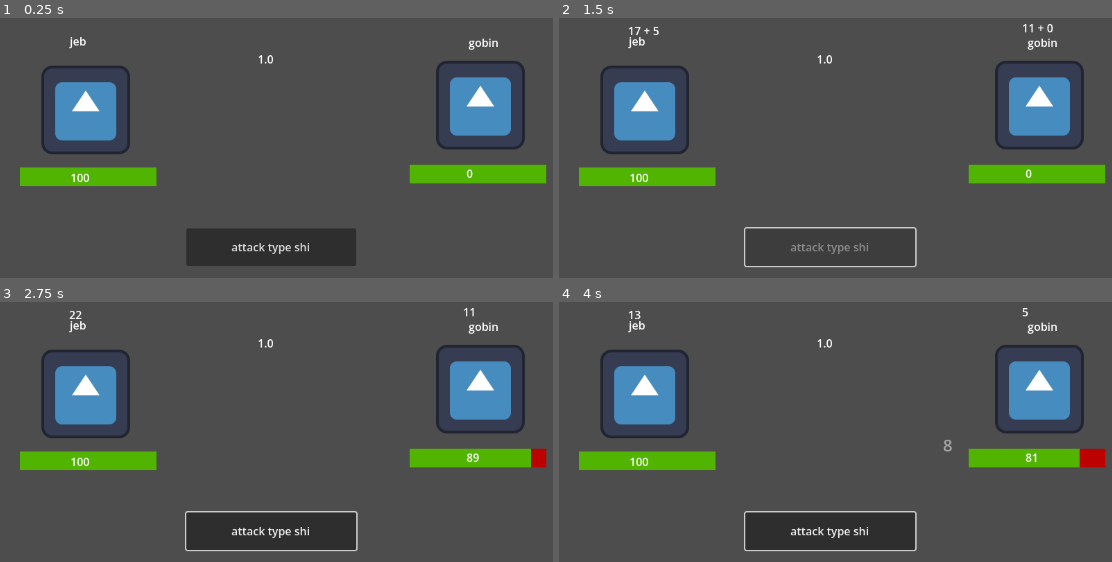
Above: before the commit, frames 1-4 (two rows, left to right).
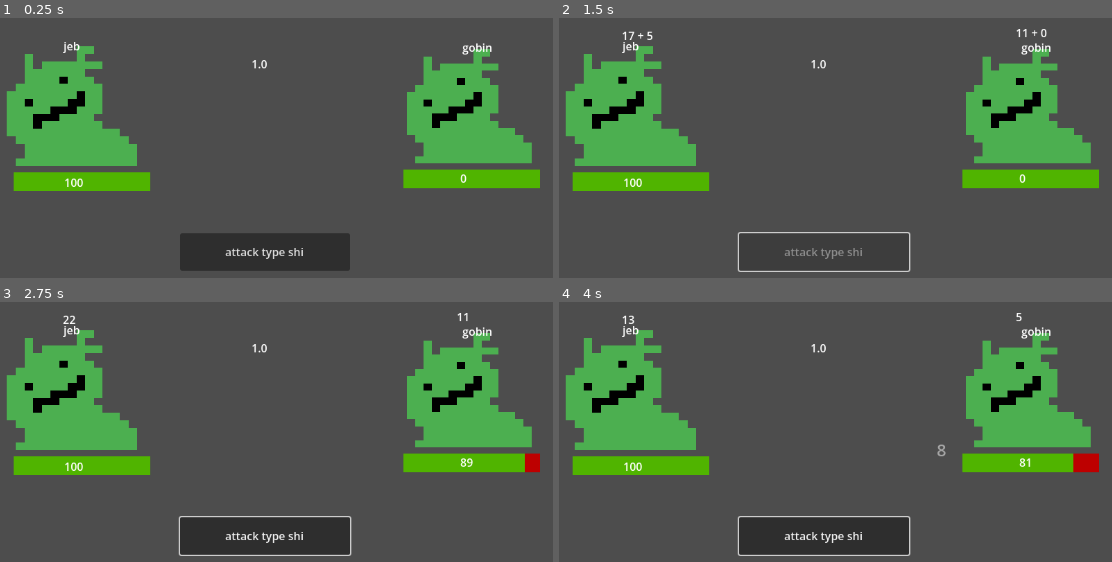
Above: after the commit, the same moments.

Repository: plasalt/map-test
Game: Godot game, scene res://scenes/combat.tscn
Same seed, same stepped clock (60 frames per second), same inputs: the game is played once before the commit and once after it. The engine's default icon, where the game draws it, is replaced by a stand-in: a white triangle on a blue panel in a dark square.
Inputs (mouse positions are in pixels of both pictures, inside the frame that each line leads up to):
- Up to frame 1 (0.25 s): no input
- Up to frame 2 (1.5 s): click "attack type shi" at 0.5 s; tap Enter at 1.25 s; move the mouse to (979, 83) at 1.27 s; hold Right (ui_right) from 1.28 s (still down); click (979, 83) at 1.42 s
- Up to frame 3 (2.75 s): move the mouse to (82, 413) at 2.02 s; release Right (ui_right) at 2.03 s; hold Down (ui_down) from 2.03 s (still down)
- Up to frame 4 (4 s): tap Space at 2.75 s; move the mouse to (outside the picture) at 2.77 s; release Down (ui_down) at 2.78 s; hold Right (ui_right) 2.78-3.53 s; tap Enter at 3.5 s; move the mouse to (763, 481) at 3.52 s; hold Up (ui_up) from 3.53 s (still down); click (763, 481) at 3.67 s

The runs differ from the first frame. In frame 1, 20% of the frame differs, in the area x 1-99%, y 7-98%; in frame 2, 19%; in frame 3, 20%; in frame 4, 20%, in the area x 1-99%, y 2-98%.
Error before the commit: Invalid access to property or key 'damagemod' on a base object of type 'Dictionary'. (res://scripts/combat.gd:34)
Error after the commit: Invalid access to property or key 'damagemod' on a base object of type 'Dictionary'. (res://scripts/combat.gd:36)

Commit message:
textures

Diff:
--- a/jsons/dialogue/john.json
+++ b/jsons/dialogue/john.json
@@ -8,7 +8,8 @@
 	  "hp": 10,
 	  "damage": 2,
 	  "damagemod": 1,
-	  "name": "nuh"
+	  "name": "nuh",
+	  "png": "res://textures/enemies/gobin.png"
 	},
 	"event": "combat"
   }
--- a/project.godot
+++ b/project.godot
@@ -33,4 +33,5 @@
 
 [rendering]
 
+textures/canvas_textures/default_texture_filter=0
 rendering_device/driver.windows="d3d12"
--- a/scenes/combat.tscn
+++ b/scenes/combat.tscn
@@ -1,7 +1,7 @@
 [gd_scene format=3 uid="uid://i4bpeom08ftr"]
 
 [ext_resource type="Script" uid="uid://nap75v74fbpp" path="res://scripts/combat.gd" id="1_qajva"]
-[ext_resource type="Texture2D" uid="uid://5s8jjpf1ia7f" path="res://icon.svg" id="2_aic3r"]
+[ext_resource type="Texture2D" uid="uid://dkmt7prgsnhqp" path="res://textures/enemies/gobin.png" id="2_qajva"]
 
 [sub_resource type="StyleBoxFlat" id="StyleBoxFlat_4lg0q"]
 bg_color = Color(0.7411765, 0, 0, 1)
@@ -14,10 +14,8 @@
 anchors_preset = 15
 anchor_right = 1.0
 anchor_bottom = 1.0
-offset_left = 9.0
-offset_top = -5.0
-offset_right = 9.0
-offset_bottom = -5.0
+offset_top = 2.0
+offset_bottom = 2.0
 grow_horizontal = 2
 grow_vertical = 2
 script = ExtResource("1_qajva")
@@ -25,8 +23,9 @@
 [node name="player" type="Node2D" parent="." unique_id=1668855985]
 
 [node name="Sprite2D" type="Sprite2D" parent="player" unique_id=1778417886]
-position = Vector2(341, 334)
-texture = ExtResource("2_aic3r")
+position = Vector2(336.75003, 321.75003)
+scale = Vector2(12.53125, 10.781249)
+texture = ExtResource("2_qajva")
 
 [node name="playerhpbar" type="ProgressBar" parent="player" unique_id=1827663111]
 offset_left = 246.0
@@ -60,8 +59,9 @@
 [node name="enemy" type="Node2D" parent="." unique_id=1843035224]
 
 [node name="Sprite2D" type="Sprite2D" parent="enemy" unique_id=215631097]
-position = Vector2(910, 327)
-texture = ExtResource("2_aic3r")
+position = Vector2(909, 322.00003)
+scale = Vector2(11.999996, 10.312499)
+texture = ExtResource("2_qajva")
 
 [node name="enemyhpbar" type="ProgressBar" parent="enemy" unique_id=242341314]
 offset_left = 808.0
--- a/scripts/combat.gd
+++ b/scripts/combat.gd
@@ -10,6 +10,8 @@
 @onready var clashlabel = $menu/clashmult
 @onready var hpplayerlabel = $player/hplabel
 @onready var hpenemylabel = $enemy/hplabel
+@onready var playerpic = $player/Sprite2D
+@onready var enemypic = $enemy/Sprite2D
 
 var playerroll = 0
 var enemyroll = 0
@@ -33,6 +35,7 @@
 	clashlabel.text = str(clashmult)
 	enemydamagemod = GameData.encounter["damagemod"]
 	enemybasedamage = GameData.encounter["damage"]
+	enemypic.texture = load(GameData.encounter["png"])
 	pass
 
 func hurtplayer(damage: int ):
--- a/scripts/gamedata.gd
+++ b/scripts/gamedata.gd
@@ -51,5 +51,6 @@
 		"hp": 0,
 		"name": "gobin",
 		"damage": 5,
-		"damage mod": 1
+		"damage mod": 1,
+		"png": ""
 	}
Binary file added: textures/enemies/ghost.png
Not shown, added: textures/enemies/ghost.png.import
Binary file added: textures/enemies/gobin.png
Not shown, added: textures/enemies/gobin.png.import
Binary file added: textures/enemies/pedobear.png
Not shown, added: textures/enemies/pedobear.png.import
Binary file added: textures/enemies/pumkim.png
Not shown, added: textures/enemies/pumkim.png.import
